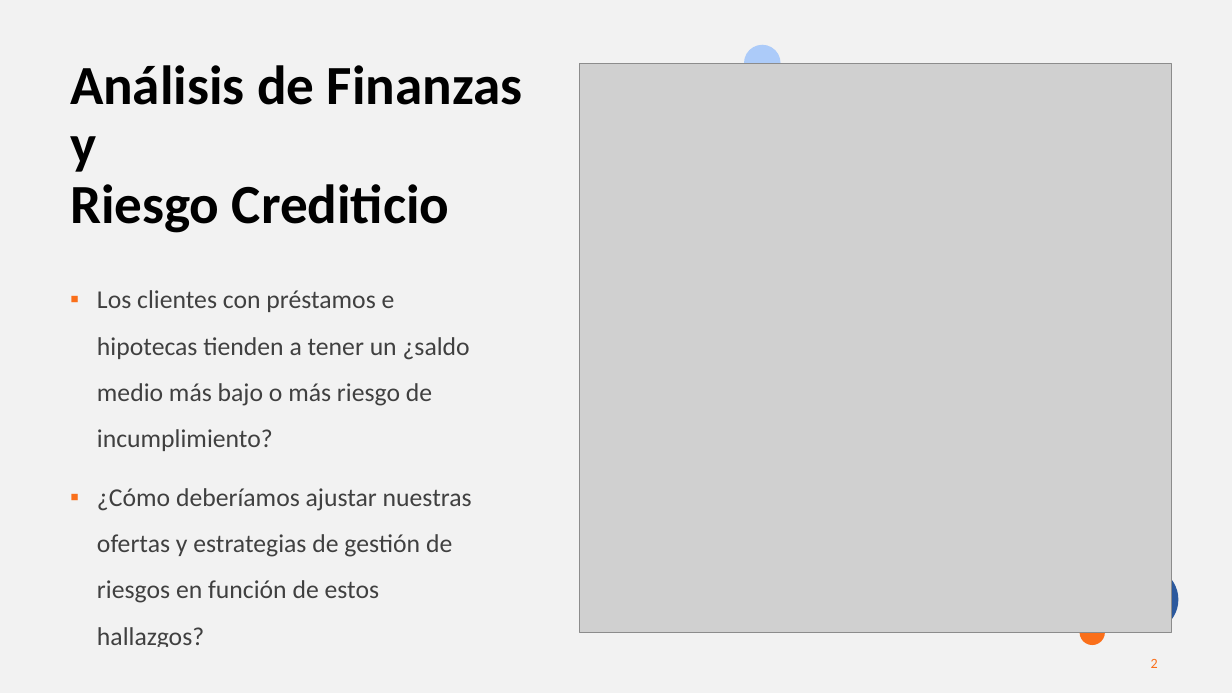
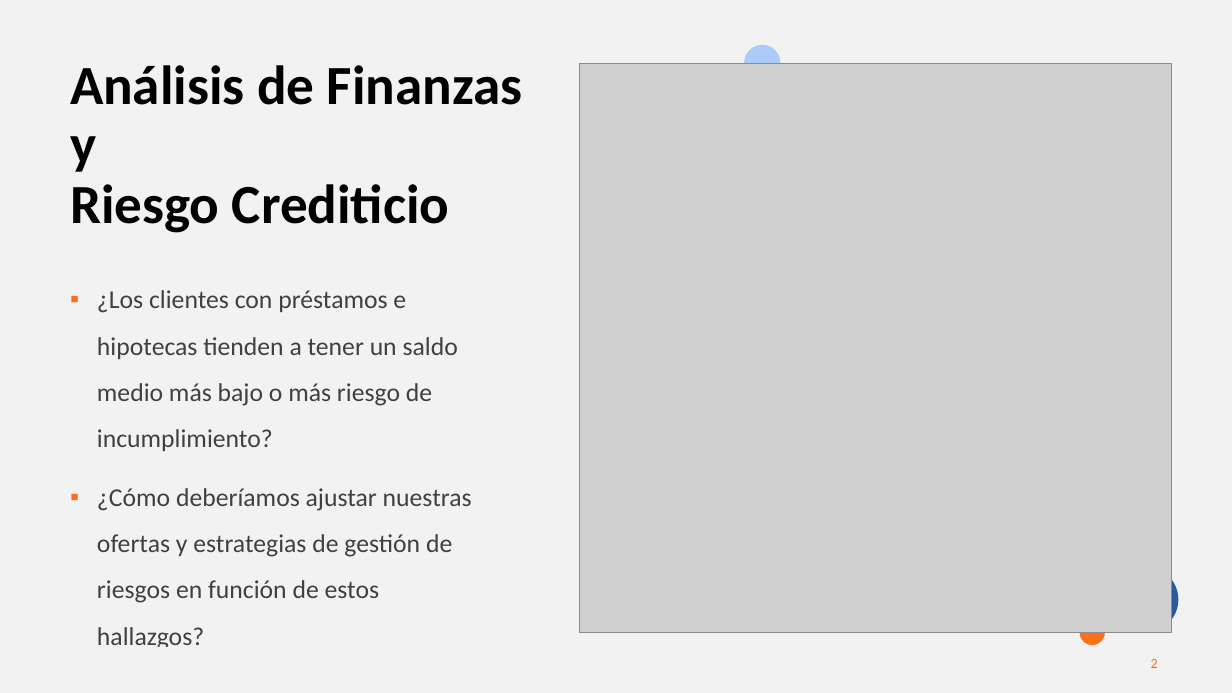
Before and after one commit to MarinaTorba/PersonalDataProrjects, a slide deck: slide 2 of Equip_B/results/S2_Presentacion_Finanzas.pptx. Drawn at 1232x693 pixels with LibreOffice and Linux fonts; fonts in the diff are those of the drawing; grey boxes stand for pictures. Boxes give left, top, right and bottom in pixels: in the first picture for what was removed or moved away, otherwise in the second. Text is boxed around its words. In the diff, an @@ line names an element or a change of style, - is before the commit and + after.

Commit message:
ppt finanzas v2

```diff
--- a/Equip_B/results/S2_Presentacion_Finanzas.pptx
+++ b/Equip_B/results/S2_Presentacion_Finanzas.pptx
@@ text at [97, 290, 458, 451]: text changed @@
-▪ Los clientes con préstamos e hipotecas tienden a tener un ¿saldo medio más bajo o más riesgo de incumplimiento?
+▪ ¿Los clientes con préstamos e hipotecas tienden a tener un saldo medio más bajo o más riesgo de incumplimiento?
```
Also in this commit, not shown: 8 other slides changed.
